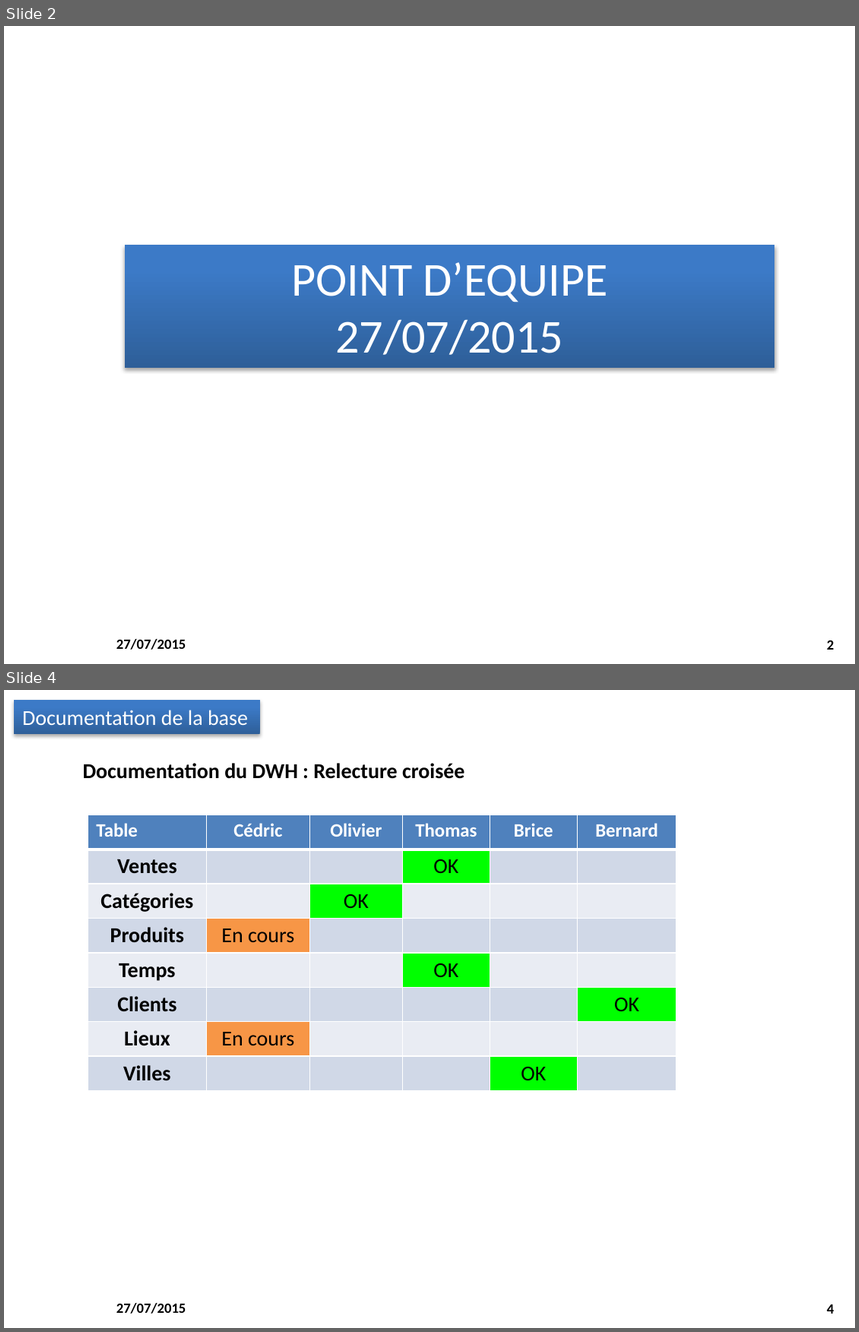
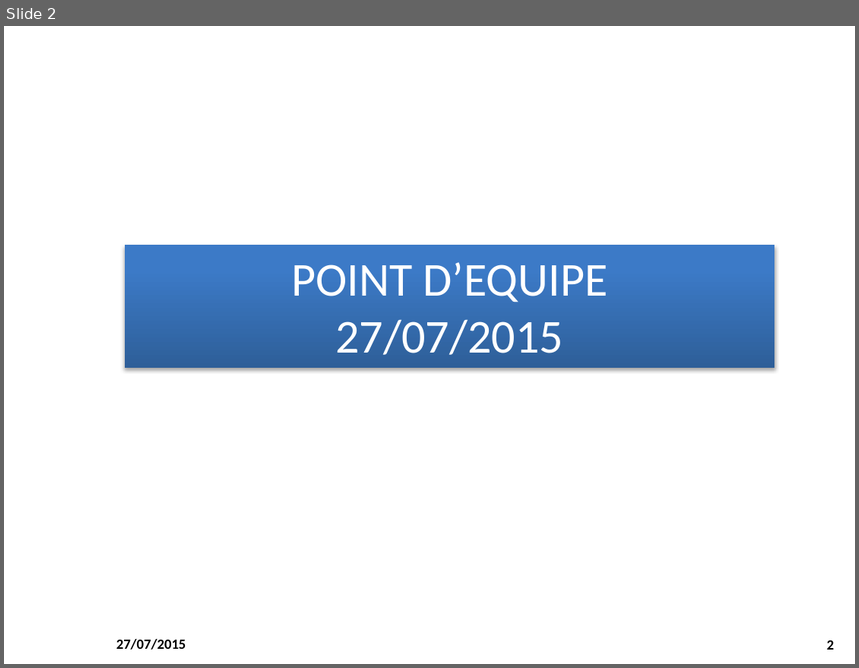
Before and after one commit to M2SIID-ODE/Projet_ODE, a slide deck: Documentation/4 - Suivi projet/Point_Equipe_2015-07-27.pptx. Shown one above the other, each under a label of ours: slides 2 and 4 before the commit, slide 2 after it; the slides between them are not shown. The pictures are 859x1332 and 859x668 pixels, drawn with LibreOffice and Linux fonts; fonts in the diff are those of the drawing; background and template pictures are left out. Boxes give left, top, right and bottom in pixels: in the first picture for what was removed or moved away, otherwise in the second. Text is boxed around its words. In the diff, an @@ line names an element or a change of style, - is before the commit and + after.

Commit message:
Documentation
> MAJ du point Skype du 27/07/2015

```diff
--- a/Documentation/4 - Suivi projet/Point_Equipe_2015-07-27.pptx
+++ b/Documentation/4 - Suivi projet/Point_Equipe_2015-07-27.pptx
@@ slide 4 removed at bbox=[4, 690, 855, 1328], background #FFFFFF; not listed: 2 template elements that a slide beside it also shows @@
@@ rectangle removed at bbox=[14, 700, 260, 734] @@
-Documentation de la base
@@ text removed at bbox=[83, 763, 465, 779] @@
-Documentation du DWH : Relecture croisée
@@ table removed at bbox=[88, 815, 677, 1091], 8 rows, 6 columns @@
-Table | Cédric | Olivier | Thomas | Brice | Bernard
-Ventes |  |  | OK |  | 
-Catégories |  | OK |  |  | 
-Produits | En cours |  |  |  | 
-Temps |  |  | OK |  | 
-Clients |  |  |  |  | OK
-Lieux | En cours |  |  |  | 
-Villes |  |  |  | OK | 
```
Also in this commit, not shown: 6 slides changed.
